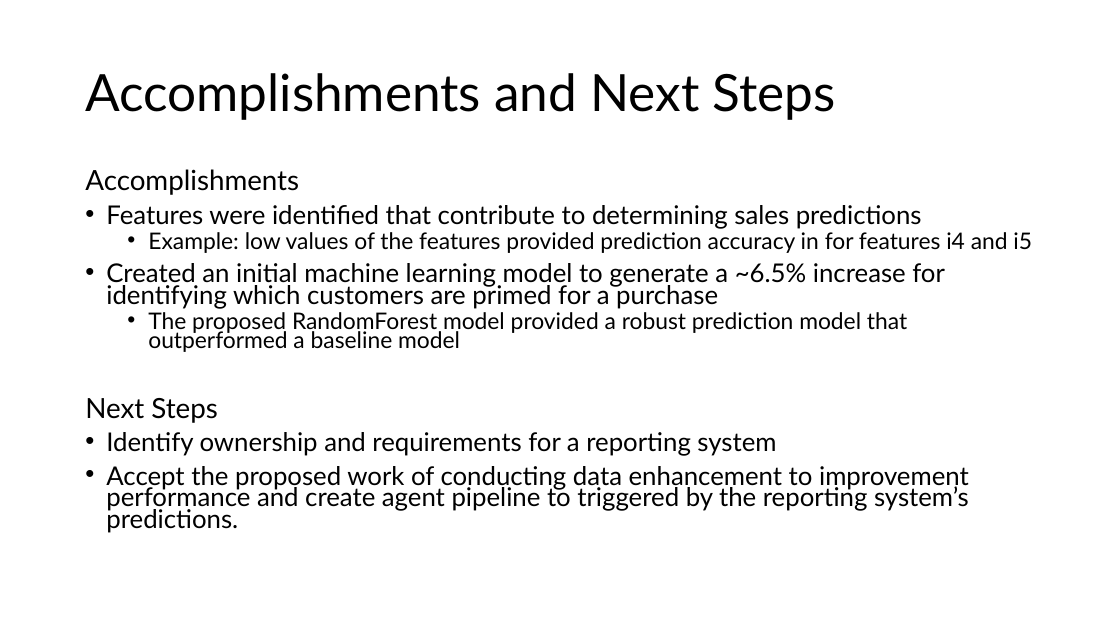
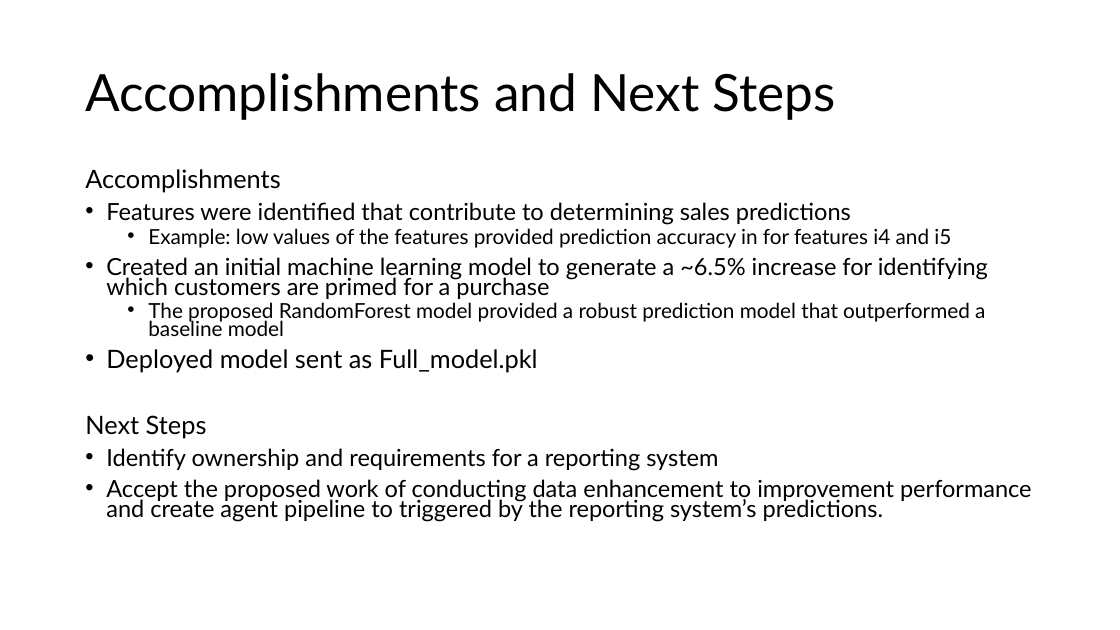
Before and after one commit to ngwells/phData_Challenge, a slide deck: slide 10 of Client_Presentation.pptx. Drawn at 1120x630 pixels with LibreOffice and Linux fonts; fonts in the diff are those of the drawing. Boxes give left, top, right and bottom in pixels: in the first picture for what was removed or moved away, otherwise in the second. Text is boxed around its words. In the diff, an @@ line names an element or a change of style, - is before the commit and + after.

```diff
--- a/Client_Presentation.pptx
+++ b/Client_Presentation.pptx
@@ text at (85,169,1032,522): size 23.8 to 21.7 pt in "Accomplishments", "Next Steps"; size 22.1 to 20.1 pt in "Features were identified that contribute to determining ...", "Created an initial machine learning model to ...", "Identify ownership and requirements for a reporting ...", "Accept the proposed work of conducting data ..."; size 19.6 to 17.8 pt in "Example: low values of the features provided ...", "The proposed RandomForest model provided a robust ..." @@
@@ text at (106,349,538,372): paragraph added @@
+• Deployed model sent as Full_model.pkl
```
Also in this commit, not shown: 1 other slide changed.
